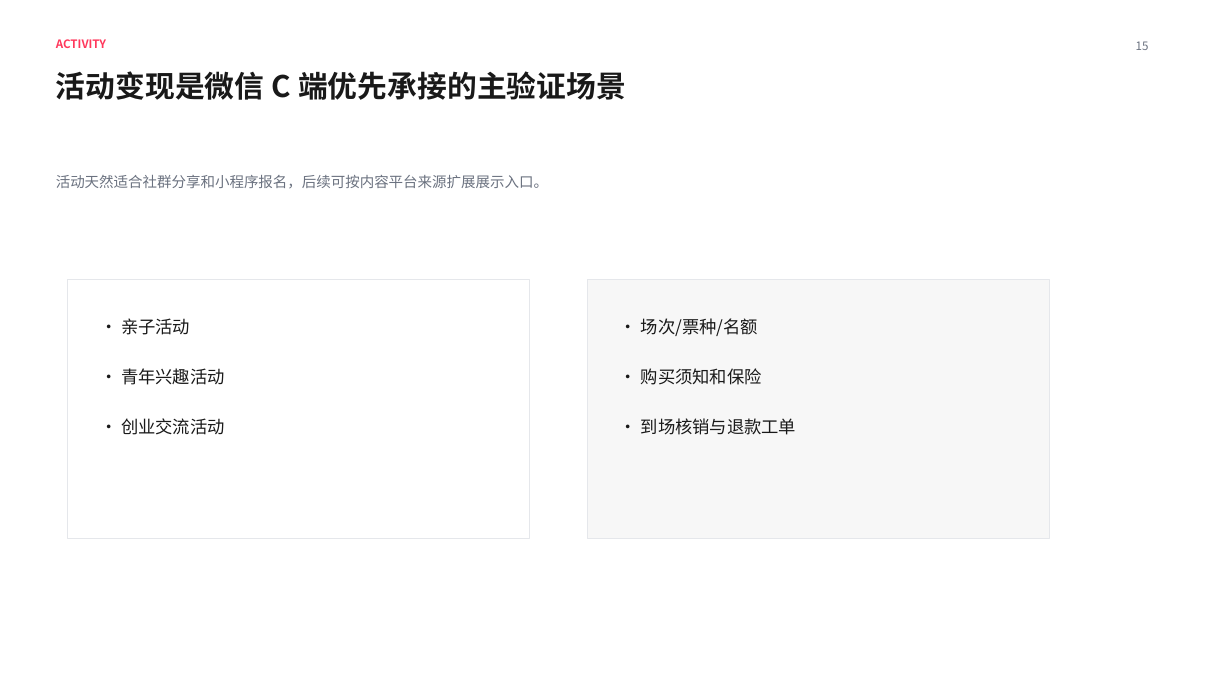
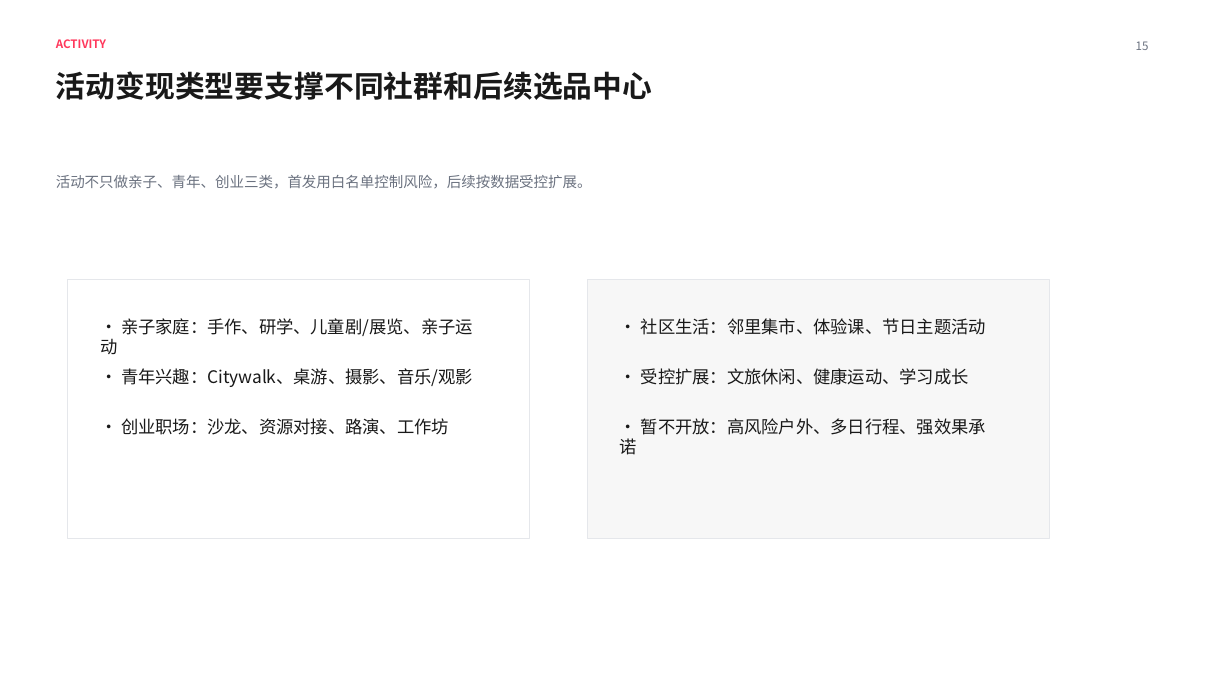
Before and after one commit to 1457513127/codex, a slide deck: slide 15 of 02-项目会/和趣社群店铺三场景产品蓝图同步会.pptx. Drawn at 1232x693 pixels with LibreOffice and Linux fonts; fonts in the diff are those of the drawing. Boxes give left, top, right and bottom in pixels: in the first picture for what was removed or moved away, otherwise in the second. Text is boxed around its words. In the diff, an @@ line names an element or a change of style, - is before the commit and + after.

Commit message:
收敛私域社群变现标题并扩充活动货盘

```diff
--- a/02-项目会/和趣社群店铺三场景产品蓝图同步会.pptx
+++ b/02-项目会/和趣社群店铺三场景产品蓝图同步会.pptx
@@ text at bbox=[56, 71, 652, 100]: text changed @@
-活动变现是微信 C 端优先承接的主验证场景
+活动变现类型要支撑不同社群和后续选品中心
@@ text at bbox=[56, 175, 592, 189]: text changed @@
-活动天然适合社群分享和小程序报名，后续可按内容平台来源扩展展示入口。
+活动不只做亲子、青年、创业三类，首发用白名单控制风险，后续按数据受控扩展。
@@ text at bbox=[100, 318, 473, 354]: text changed @@
-• 亲子活动
+• 亲子家庭：手作、研学、儿童剧/展览、亲子运动
@@ text at bbox=[641, 318, 986, 335]: text changed @@
-• 场次/票种/名额
+• 社区生活：邻里集市、体验课、节日主题活动
@@ text at bbox=[121, 368, 473, 387]: text changed @@
-• 青年兴趣活动
+• 青年兴趣：Citywalk、桌游、摄影、音乐/观影
@@ text at bbox=[641, 368, 969, 385]: text changed @@
-• 购买须知和保险
+• 受控扩展：文旅休闲、健康运动、学习成长
@@ text at bbox=[121, 418, 449, 435]: text changed @@
-• 创业交流活动
+• 创业职场：沙龙、资源对接、路演、工作坊
@@ text at bbox=[620, 418, 986, 455]: text changed @@
-• 到场核销与退款工单
+• 暂不开放：高风险户外、多日行程、强效果承诺
```
Also in this commit, not shown: 14 other slides changed, 6 other files.
